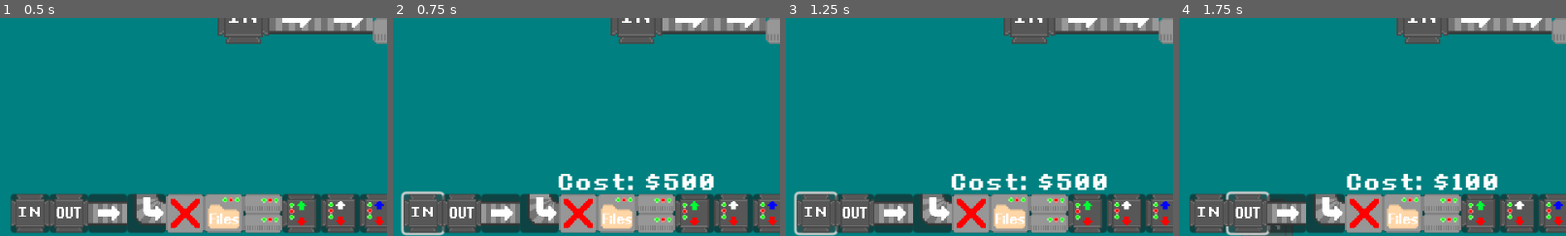
Above: before the commit, frames 1-4 (left to right).
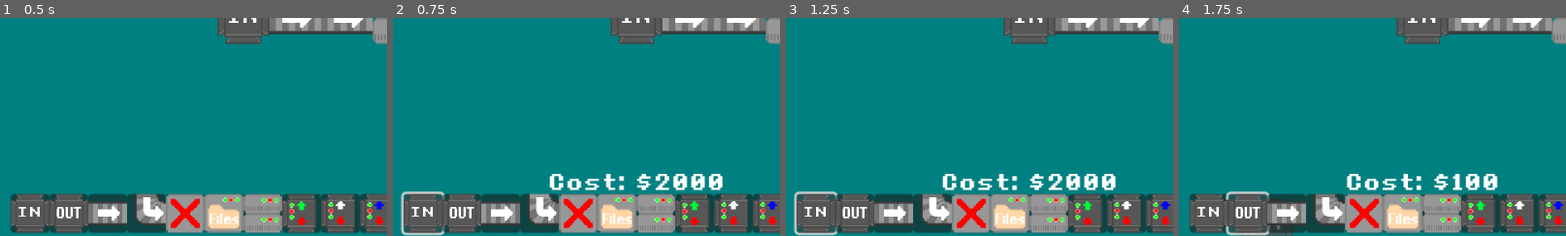
Above: after the commit, the same moments.

Repository: Birb-Games/gmtk-game-jam-2024
Game: Godot game, scene res://scenes/Root.tscn
Two runs of this game, one before a commit and one after it. Both use one fixed random seed, a clock stepped at 60 frames per second and the inputs below.
Inputs (mouse positions are % of the whole screen's width and height, from its top left):
- Up to frame 1 (0.5 s): no input
- Up to frame 2 (0.75 s): click (23, 95) at 0.5 s
- Up to frame 3 (1.25 s): no input
- Up to frame 4 (1.75 s): click (28, 95) at 1.25 s
The pictures show only the part of the screen within x 19-69%, y 50-100%; the shares and areas given below are measured in that part.

Frame 1 is identical in both runs. In frame 2, 2.1% of the frame differs, in the area x 40-86%, y 71-80%; in frame 3, 2.1%; in frame 4, nothing differs.

Commit message:
implemented some tweaks to gameplay

Diff:
--- a/project.godot
+++ b/project.godot
@@ -73,6 +73,12 @@
 "events": [Object(InputEventKey,"resource_local_to_scene":false,"resource_name":"","device":-1,"window_id":0,"alt_press …(192 unchanged characters)…
 ]
 }
+reverse_rotation={
+"deadzone": 0.5,
+"events": [Object(InputEventKey,"resource_local_to_scene":false,"resource_name":"","device":-1,"window_id":0,"alt_pressed":false,"shift_pressed":false,"ctrl_pressed":false,"meta_pressed":false,"pressed":false,"keycode":0,"physical_keycode":4194325,"key_label":0,"unicode":0,"location":0,"echo":false,"script":null)
+, Object(InputEventKey,"resource_local_to_scene":false,"resource_name":"","device":-1,"window_id":0,"alt_pressed":false,"shift_pressed":false,"ctrl_pressed":false,"meta_pressed":false,"pressed":false,"keycode":0,"physical_keycode":4194325,"key_label":0,"unicode":0,"location":0,"echo":false,"script":null)
+]
+}
 
 [rendering]
 
--- a/scripts/bad.gd
+++ b/scripts/bad.gd
@@ -6,12 +6,12 @@
 
 func _on_moveable_item_output() -> void:
 	$/root/Root.spawn_counts["bad"] -= 1
-	$/root/Root.add_coins(-20)
+	$/root/Root.add_coins(-320)
 	queue_free()
 
 func _on_moveable_item_server() -> void:
 	$/root/Root.spawn_counts["bad"] -= 1
-	$/root/Root.add_coins(-40)
+	$/root/Root.add_coins(-80)
 	queue_free()
 
 func _on_moveable_item_empty() -> void:
--- a/scripts/download.gd
+++ b/scripts/download.gd
@@ -18,17 +18,17 @@
 
 func _on_moveable_item_deleter() -> void:
 	$/root/Root.spawn_counts["download"] -= 1
-	$/root/Root.add_coins(-5)
+	$/root/Root.add_coins(-40)
 	queue_free()
 
 func _on_moveable_item_output() -> void:
 	$/root/Root.spawn_counts["download"] -= 1
-	$/root/Root.add_coins(-5)
+	$/root/Root.add_coins(-40)
 	queue_free()
 
 func _on_moveable_item_server() -> void:
 	$/root/Root.spawn_counts["download"] -= 1
-	$/root/Root.add_coins(-5)
+	$/root/Root.add_coins(-40)
 	queue_free()
 
 func _on_moveable_item_storage() -> void:
@@ -44,10 +44,12 @@
 
 	$/root/Root.spawn_counts["download"] -= 1
 
-	var randval = randi() % 2
+	var randval = randi() % 4
 	var instance
-	if randval == 0:
+	if randval != 0:
 		instance = good_file.instantiate()
+		instance.modulate = Color(0.8, 0.8, 0.8)
+		instance.value = 40
 		$/root/Root.spawn_counts["return"] += 1
 	else:
 		instance = bad_file.instantiate()
--- a/scripts/get.gd
+++ b/scripts/get.gd
@@ -13,7 +13,7 @@
 func _on_moveable_item_output() -> void:
 	# NO YOU ARE NOT SUPPOSED TO PUT THIS IN AN OUTPUT
 	# Lose a coin
-	$/root/Root.add_coins(-5)
+	$/root/Root.add_coins(-40)
 	$/root/Root.spawn_counts["get"] -= 1
 	queue_free()
 
@@ -46,5 +46,5 @@
 
 func _on_moveable_item_deleter() -> void:
 	$/root/Root.spawn_counts["get"] -= 1
-	$/root/Root.add_coins(-5)
+	$/root/Root.add_coins(-40)
 	queue_free()
--- a/scripts/return.gd
+++ b/scripts/return.gd
@@ -1,6 +1,7 @@
 extends Area2D
 
 var timer: float
+var value: int = 10
 
 func _ready():
 	timer = 3.0
@@ -13,10 +14,9 @@
 		$MoveableItem.stop = false
 
 func _on_moveable_item_output() -> void:
-	$/root/Root.add_coins(10)
+	$/root/Root.add_coins(value)
 	$/root/Root.spawn_counts["return"] -= 1
 	queue_free()
-
 
 func _on_moveable_item_empty() -> void:
 	$/root/Root.spawn_counts["return"] -= 1
--- a/scripts/root.gd
+++ b/scripts/root.gd
@@ -29,7 +29,14 @@
 var reset_times = {
 	"get": 3.0,
 	"bad": 7.0,
-	"download": 10.0,
+	"download": 7.0,
+}
+
+# How fast each timer should speed up
+var speed_up = {
+	"get": 0.05,
+	"bad": 0.07,
+	"download": 0.2
 }
 
 var timers = {
@@ -55,8 +62,8 @@
 	"conveyor_corner": Vector2i(2, 3),
 }
 
-const tile_costs = {
-	"in": 500,
+var tile_costs = {
+	"in": 2000,
 	"out": 100,
 	"green_filter": 60,
 	"white_filter": 60,
@@ -69,6 +76,8 @@
 	"conveyor": 1,
 	"conveyor_corner": 1,
 }
+
+const COST_MULTIPLIER: int = 8
 
 func add_top_tile(id: String, x: int, y: int) -> void:
 	var tiledata = $TopTileMapLayer.get_cell_tile_data(Vector2i(x, y))
@@ -83,15 +92,23 @@
 			add_coins(refund)
 		$TopTileMapLayer.erase_cell(Vector2i(x, y))
 		$BottomTileMapLayer.erase_cell(Vector2i(x, y))
+		var input_pipes_len = len(input_pipes)
 		input_pipes.erase(Vector2i(x, y))
+		# Check if we erased a pipe
+		if len(input_pipes) < input_pipes_len:
+			tile_costs["in"] /= COST_MULTIPLIER
 		return
 	if tiledata != null:
 		return
 	tiledata = $BottomTileMapLayer.get_cell_tile_data(Vector2i(x, y))
-	if tiledata != null:
-		return
+	if tiledata and tiledata.get_custom_data("Type") != "conveyor" and tiledata.get_custom_data("Type") != "conveyor_corner":
+		return
+	# replace conveyor belt
+	if tiledata and (tiledata.get_custom_data("Type") == "conveyor" or tiledata.get_custom_data("Type") == "conveyor_corner"):
+		coins += 1
 	if spend_coins(tile_costs[id]):
 		if id == "in":
+			tile_costs[id] *= COST_MULTIPLIER
 			input_pipes.push_back(Vector2i(x, y))
 		$BottomTileMapLayer.erase_cell(Vector2i(x, y))
 		$BottomTileMapLayer.set_cell(Vector2i(x, y), 0, tile_atlas_positions[id], alternative)
@@ -143,7 +160,7 @@
 			instance.position = $TopTileMapLayer.map_to_local(rand_pipe)
 			$Requests.add_child(instance)
 			timers[id] = reset_times[id]
-			reset_times[id] = max(reset_times[id] - 0.07, 0.2)
+			reset_times[id] = max(reset_times[id] - speed_up[id], 0.18)
 			spawn_counts[id] += 1
 
 func _unhandled_input(event):
@@ -153,13 +170,23 @@
 			add_bottom_tile($HUD.get_selected(), pos[0], pos[1])
 		elif ($HUD.get_selected() != ""):
 			add_top_tile($HUD.get_selected(), pos[0], pos[1])
-	if (event.is_action_pressed("right_click")):
+	if (event.is_action_pressed("right_click") and !Input.is_action_pressed("reverse_rotation")):
 		if $HUD.get_selected() != "" and $HUD.get_selected() != "delete":
 			alternative += 1
 			$PreviewTileMapLayer.set_cell(current_tile, 0, tile_atlas_positions[$HUD.get_selected()], alternative)
 			$PreviewTileMapLayer.fix_invalid_tiles()
 			if $PreviewTileMapLayer.get_cell_alternative_tile(current_tile) == -1:
 				alternative = 0
+				$PreviewTileMapLayer.set_cell(current_tile, 0, tile_atlas_positions[$HUD.get_selected()], alternative)
+	elif (event.is_action_pressed("right_click") and Input.is_action_pressed("reverse_rotation")):
+		if $HUD.get_selected() != "" and $HUD.get_selected() != "delete":
+			alternative -= 1
+			$PreviewTileMapLayer.set_cell(current_tile, 0, tile_atlas_positions[$HUD.get_selected()], alternative)
+			$PreviewTileMapLayer.fix_invalid_tiles()
+			if $PreviewTileMapLayer.get_cell_alternative_tile(current_tile) == -1:
+				var atlas_pos = tile_atlas_positions[$HUD.get_selected()]
+				var source = $PreviewTileMapLayer.tile_set.get_source(0)
+				alternative = source.get_alternative_tiles_count(atlas_pos) - 1
 				$PreviewTileMapLayer.set_cell(current_tile, 0, tile_atlas_positions[$HUD.get_selected()], alternative)
 
 func display_preview():
